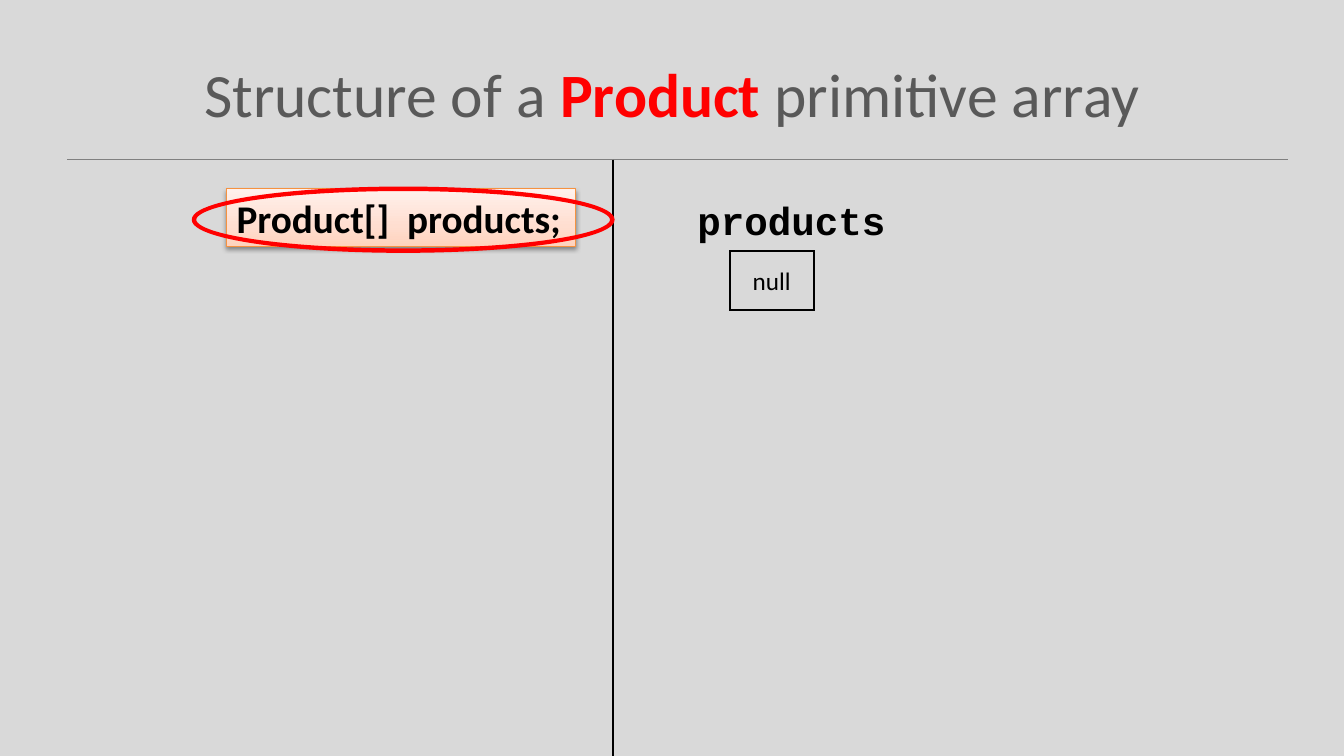
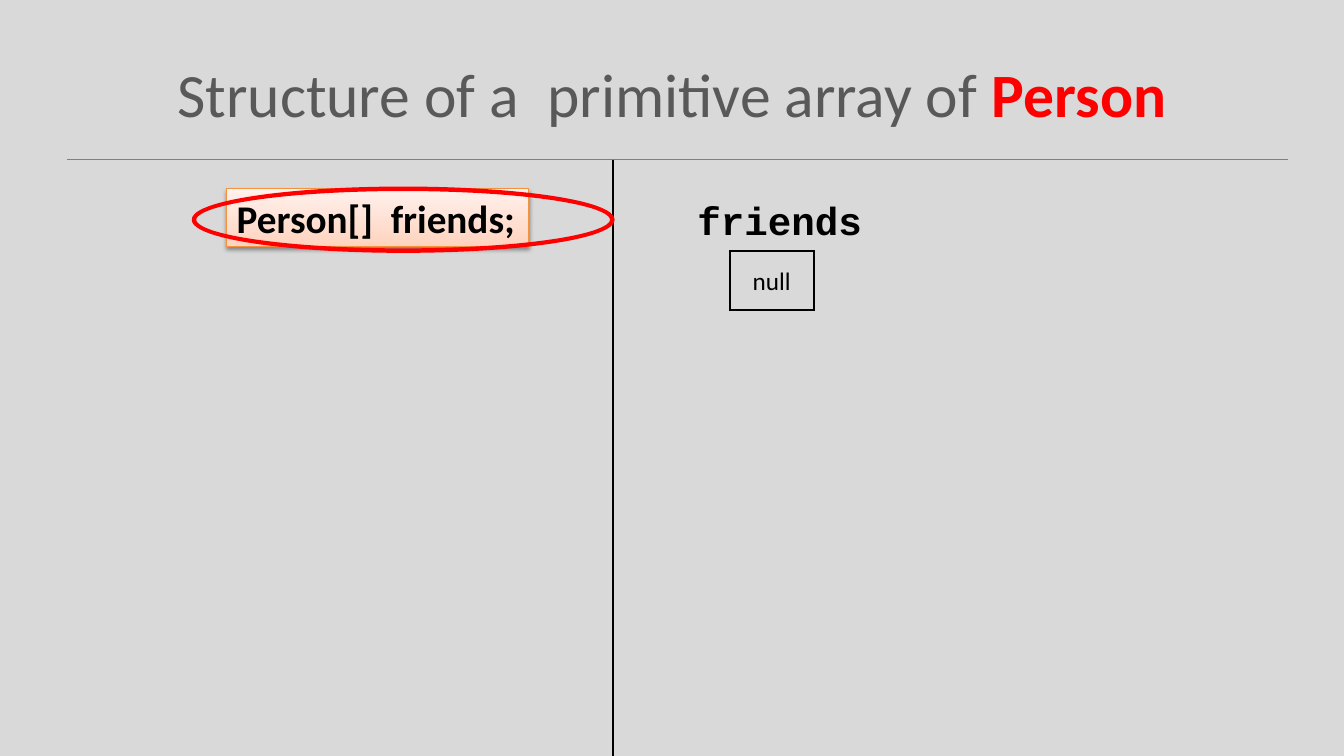
Before and after one commit to Programming-Fundamentals-SETU/prog-fund-1-sept-25, a slide deck: slide 23 of topic06-arrays/unit-1/talk-2-array-classes/b-array-classes.pptx (slide 22 before the commit). Drawn at 1344x756 pixels with LibreOffice and Linux fonts; fonts in the diff are those of the drawing. Boxes give left, top, right and bottom in pixels: in the first picture for what was removed or moved away, otherwise in the second. Text is boxed around its words. In the diff, an @@ line names an element or a change of style, - is before the commit and + after.

Commit message:
update arrays-classes to use Person instead of Product

```diff
--- a/topic06-arrays/unit-1/talk-2-array-classes/b-array-classes.pptx
+++ b/topic06-arrays/unit-1/talk-2-array-classes/b-array-classes.pptx
@@ title at (x1=177, y1=74, x2=1167, y2=127): text changed @@
-Structure of a Product primitive array
+Structure of a primitive array of Person
@@ rectangle "Person[] friends;" resized from (x1=227, y1=189, x2=576, y2=246) to (x1=227, y1=189, x2=528, y2=246) @@
@@ text in rectangle at (x1=237, y1=200, x2=515, y2=243): text changed @@
-Product[] products;
+Person[] friends;
@@ text at (x1=697, y1=206, x2=861, y2=236): text changed @@
-products
+friends
```
Also in this commit, not shown: 9 other slides changed, 4 slides added, 3 slides removed, 37 other files.
